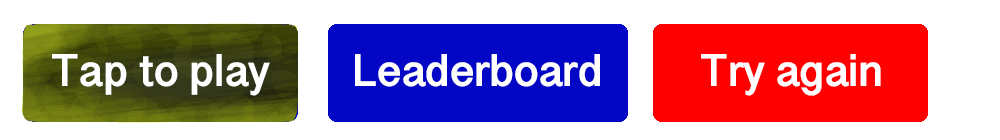
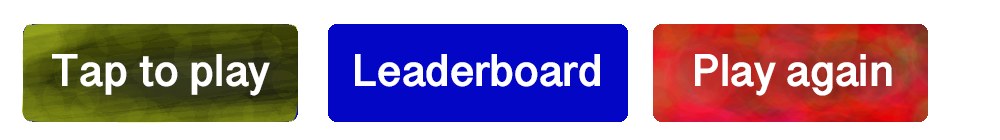
The second 1000×140 image is a revision of the first. Changes to its layers:
renamed "Try again" to "Play again", painted on it over [left=695, top=54, right=892, bottom=96]
added layer "Layer 3" in group "Try again" over [left=653, top=24, right=928, bottom=122]
